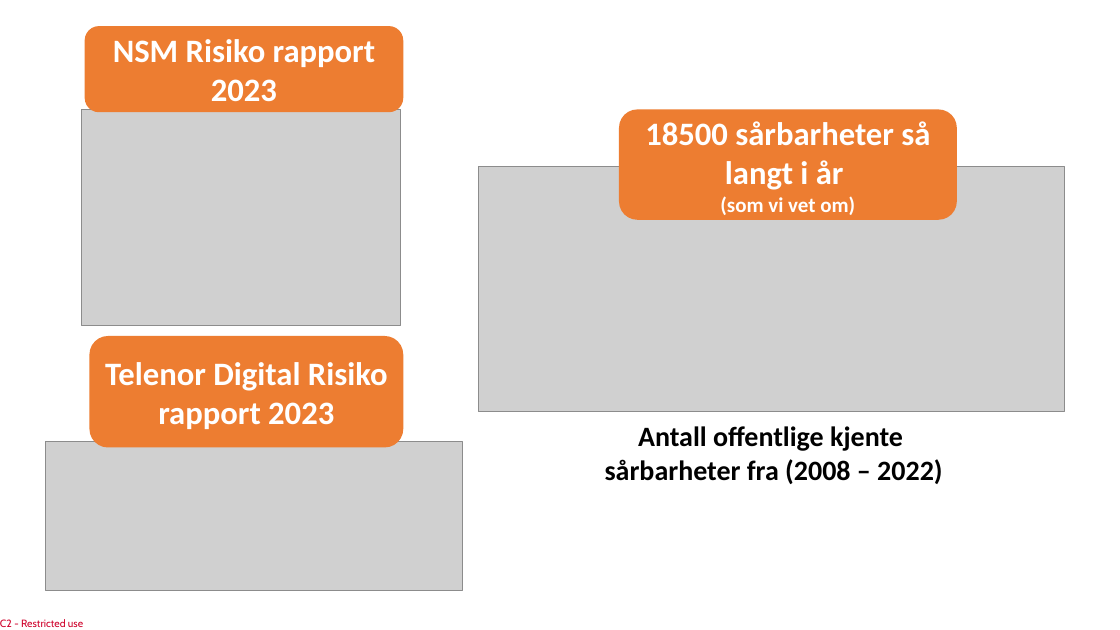
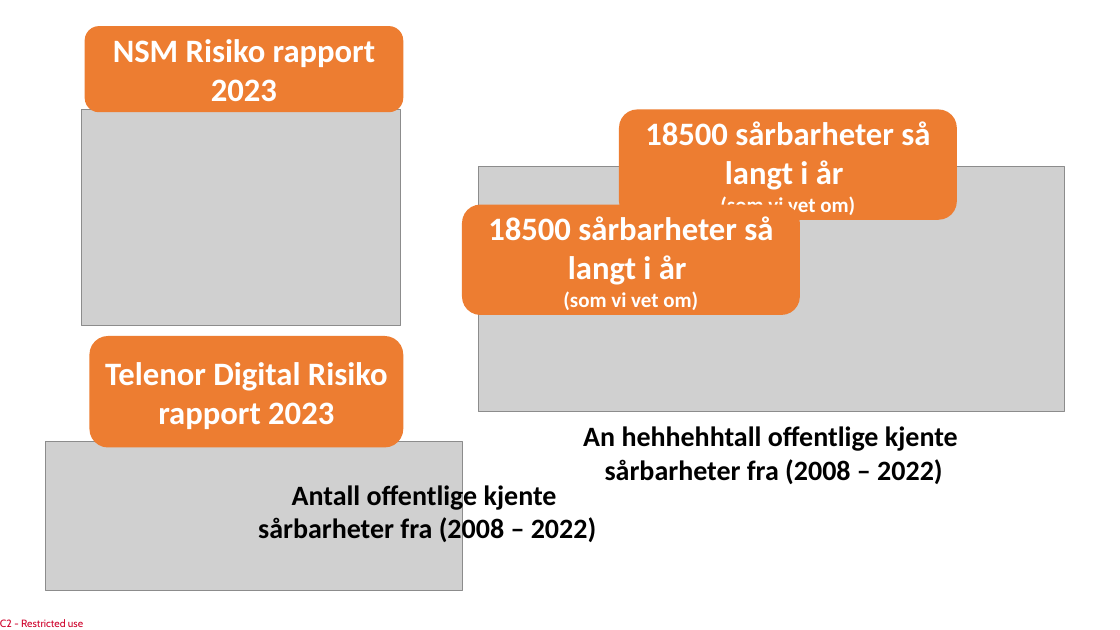
Before and after one commit to LoneBekkeheien/Product-catalogue-test, a slide deck: slide 3 of Test1.pptx. Drawn at 1120x630 pixels with LibreOffice and Linux fonts; fonts in the diff are those of the drawing; grey boxes stand for pictures. Boxes give left, top, right and bottom in pixels: in the first picture for what was removed or moved away, otherwise in the second. Text is boxed around its words. In the diff, an @@ line names an element or a change of style, - is before the commit and + after.

Commit message:
endra litt

```diff
--- a/Test1.pptx
+++ b/Test1.pptx
@@ rounded rectangle added at (x1=462, y1=205, x2=800, y2=315), fill #ED7D31, 28 pt, text #FFFFFF, bold @@
+18500 sårbarheter så langt i år
+(som vi vet om)
@@ text at (x1=583, y1=426, x2=958, y2=484): text changed @@
-Antall offentlige kjente
-sårbarheter fra (2008 – 2022)
+An hehhehhtall offentlige kjente
+sårbarheter fra (2008 – 2022)
@@ text added at (x1=258, y1=481, x2=596, y2=545), 24 pt, text #000000, bold @@
+Antall offentlige kjente
+sårbarheter fra (2008 – 2022)
```
